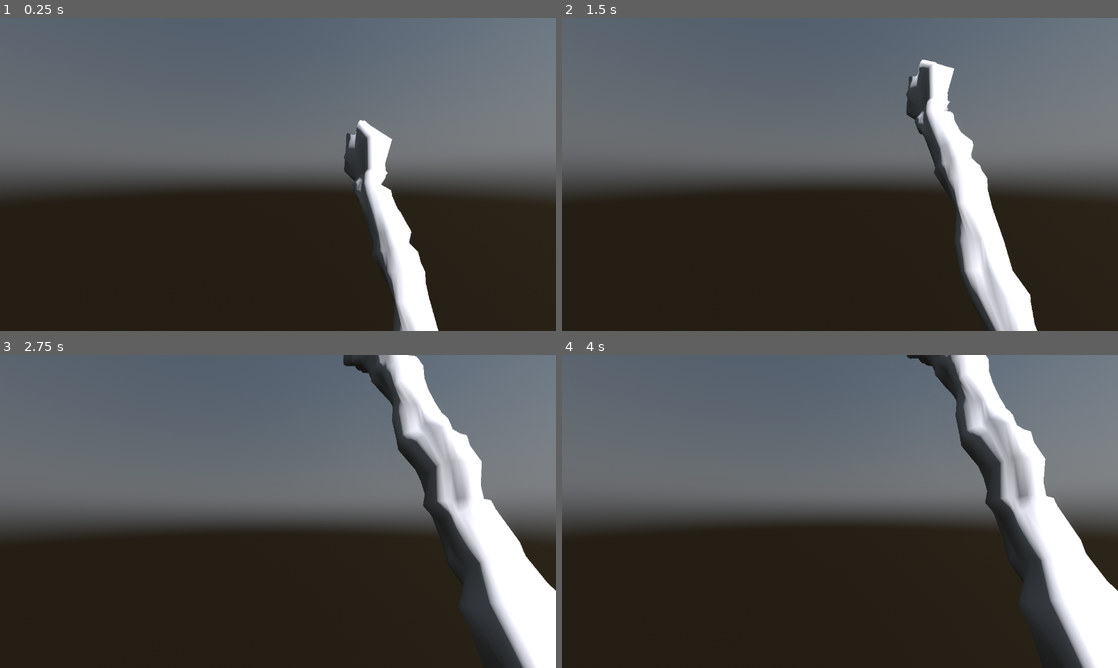
Above: before the commit, frames 1-4 (two rows, left to right).
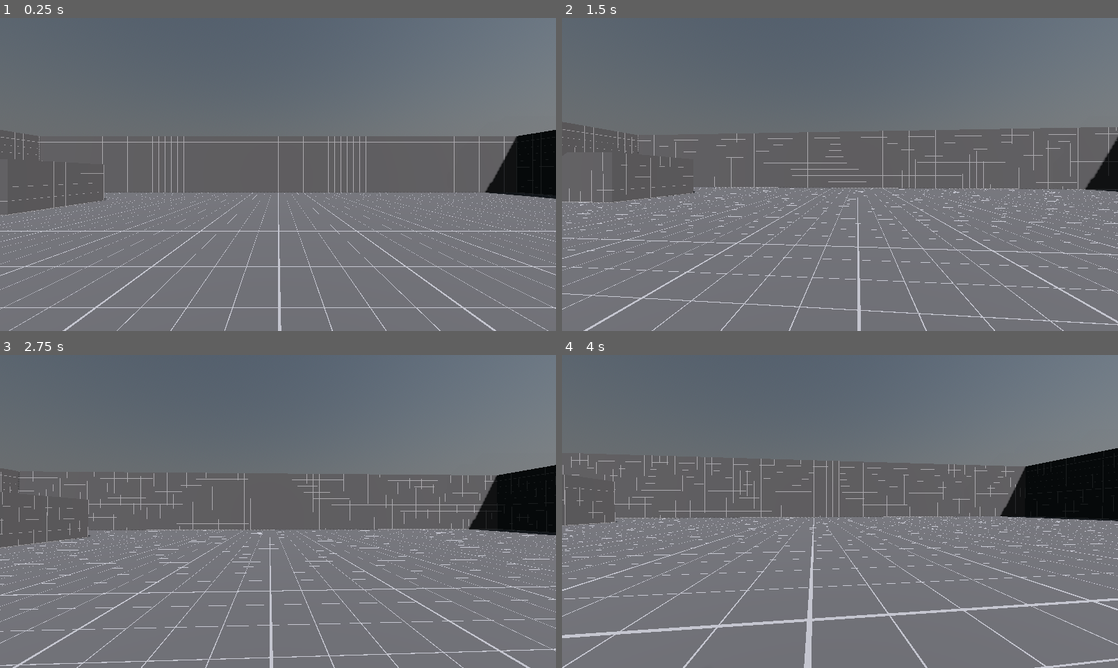
Above: after the commit, the same moments.

Repository: ThirdMorrigan/counterspell
Game: Godot game, scene res://!proto/proto_scene_0.tscn
Two runs of this game, one before a commit and one after it. Both use one fixed random seed, a clock stepped at 60 frames per second and the inputs below.
Inputs (mouse positions are in pixels of both pictures, inside the frame that each line leads up to):
- Up to frame 1 (0.25 s): no input
- Up to frame 2 (1.5 s): tap Enter at 0.5 s; move the mouse to (867, 174) at 0.52 s; hold Ctrl (C) 0.53-1.28 s; move the mouse to (812, 174) at 1.27 s; tap Ctrl (C) at 1.35 s
- Up to frame 3 (2.75 s): move the mouse to (289, 505) at 2.02 s; hold Ctrl (C) from 2.03 s (still down); tap Space (J) at 2.1 s
- Up to frame 4 (4 s): move the mouse to (834, 517) at 2.77 s; release Ctrl (C) at 2.78 s; tap S (M_B) at 2.85 s; tap Ctrl (C) at 3.05 s; move the mouse to (878, 514) at 3.52 s; hold Ctrl (C) from 3.53 s (still down); tap W (M_F) at 3.6 s

The runs differ from the first frame. In frame 1, 52% of the frame differs, in the area x 0-100%, y 32-100%; in frame 2, 53%; in frame 3, 55%; in frame 4, 58%, in the area x 0-100%, y 0-100%.

Commit message:
Whatever idk

Diff:
--- a/!proto/proto_character.gd
+++ b/!proto/proto_character.gd
@@ -1,8 +1,7 @@
 extends CharacterBody3D
 
 @onready var main_camera = $main_camera
-@onready var viewModel_camera = $main_camera/SubViewportContainer/SubViewport/Camera3D
-@onready var viewModel_viewport = $main_camera/SubViewportContainer/SubViewport
+@onready var viewModel_camera = $SubViewportContainer/SubViewport/Camera3D
 @export var SPEED : float = 5.0
 @export var FRICTION : float = 20.0
 @export var ACCEL : float = 60.0
--- a/!proto/proto_character.tscn
+++ b/!proto/proto_character.tscn
@@ -24,38 +24,39 @@
 transform = Transform3D(1, 0, 0, 0, 1, 0, 0, 0, 1, 0, 1, 0)
 shape = SubResource("CapsuleShape3D_lf27m")
 
-[node name="Staff" type="MeshInstance3D" parent="."]
-transform = Transform3D(1, 0, 0, 0, 0.876155, 0.482029, 0, -0.482029, 0.876155, 0.436201, -1.92454, 1.02399)
-layers = 2
-mesh = ExtResource("2_xw0wl")
-
 [node name="visuals" type="MeshInstance3D" parent="."]
 transform = Transform3D(1, 0, 0, 0, 1, 0, 0, 0, 1, 0, 0.95, 0)
 mesh = SubResource("CapsuleMesh_hab0n")
 
-[node name="main_camera" type="Camera3D" parent="."]
-transform = Transform3D(1, 0, 0, 0, 1, 0, 0, 0, 1, 0, 1.45, 0)
-cull_mask = 1048573
-
-[node name="SubViewportContainer" type="SubViewportContainer" parent="main_camera"]
+[node name="SubViewportContainer" type="SubViewportContainer" parent="."]
 anchors_preset = 15
 anchor_right = 1.0
 anchor_bottom = 1.0
 grow_horizontal = 2
 grow_vertical = 2
-stretch = true
 
-[node name="SubViewport" type="SubViewport" parent="main_camera/SubViewportContainer"]
+[node name="SubViewport" type="SubViewport" parent="SubViewportContainer"]
+transparent_bg = true
 handle_input_locally = false
 size = Vector2i(1280, 720)
 size_2d_override = Vector2i(1280, 720)
 size_2d_override_stretch = true
 render_target_update_mode = 4
 
-[node name="Camera3D" type="Camera3D" parent="main_camera/SubViewportContainer/SubViewport"]
+[node name="Camera3D" type="Camera3D" parent="SubViewportContainer/SubViewport"]
 transform = Transform3D(1, 0, 0, 0, 1, 0, 0, 0, 1, 0, 1.44932, 0)
 cull_mask = 2
 current = true
+
+[node name="Staff" type="MeshInstance3D" parent="SubViewportContainer/SubViewport"]
+transform = Transform3D(1, 0, 0, 0, 0.876155, 0.482029, 0, -0.482029, 0.876155, 0.436201, -1.92454, 1.02399)
+layers = 2
+mesh = ExtResource("2_xw0wl")
+skeleton = NodePath("../../..")
+
+[node name="main_camera" type="Camera3D" parent="."]
+transform = Transform3D(1, 0, 0, 0, 1, 0, 0, 0, 1, 0, 1.45, 0)
+cull_mask = 1048573
 
 [node name="leading_edge" type="RayCast3D" parent="."]
 transform = Transform3D(1, 0, 0, 0, 1, 0, 0, 0, 1, 0, 1, -0.4)
